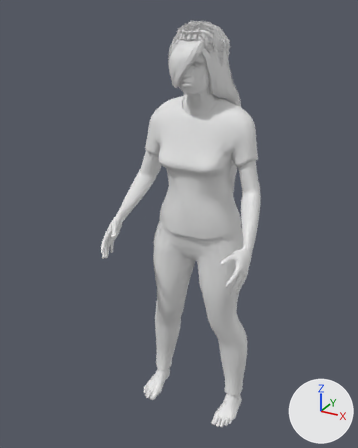
One commit to the glTF model assets/models/female_afr_old.glb: the scene before it, then after it.
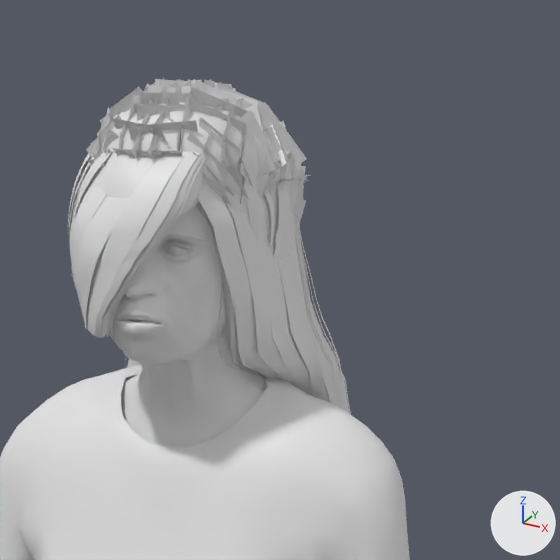
There are two pictures of each version: one whole from a camera (50 mm lens) standing at (0.842, -1.749, 1.733) and looking at (-0.052, -0.123, 0.92), one close up on the part from 42% to 83% of the width and 0% to 32% of the height. Lighting does not change. The marker at lower right points along +X, +Y and +Z. The first two pictures are the older version.

Objects in the first close-up: 'body', 'clothes', 'hair_afro01', 'hair_bob01', 'hair_long01', 'hair_short03' and 3 more.
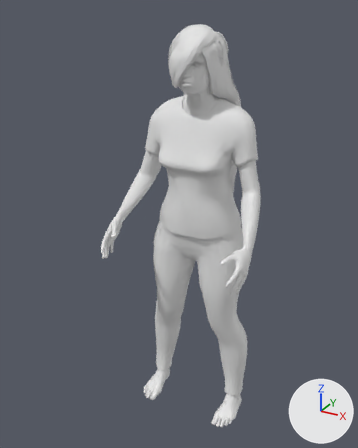
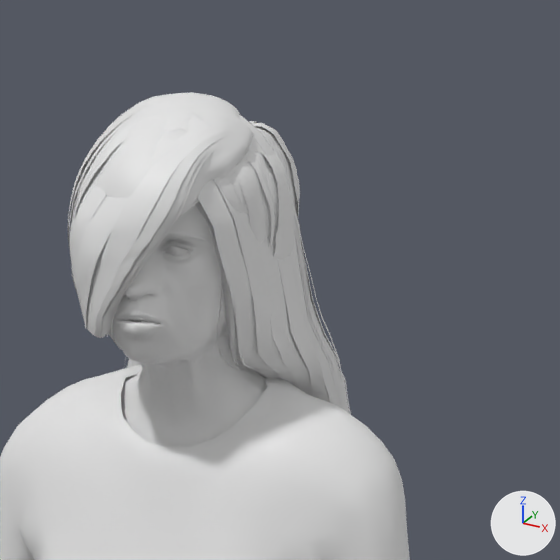
Diff of the bpy script that builds the scene:
```diff
--- a/assets/models/female_afr_old.glb.py
+++ b/assets/models/female_afr_old.glb.py
@@ ob_hair_afro01 @@
-ob_hair_afro01 = bpy.data.objects.new('hair_afro01', me_hair_afro01)
-ob_hair_afro01.location = (0.0, 0.0, 0.0)
```

Location of each change, (x1, y1, x2, y2) in pixels of the close-ups (560 x 560 px):
'hair_afro01', deleted: before (86, 79, 310, 224)
